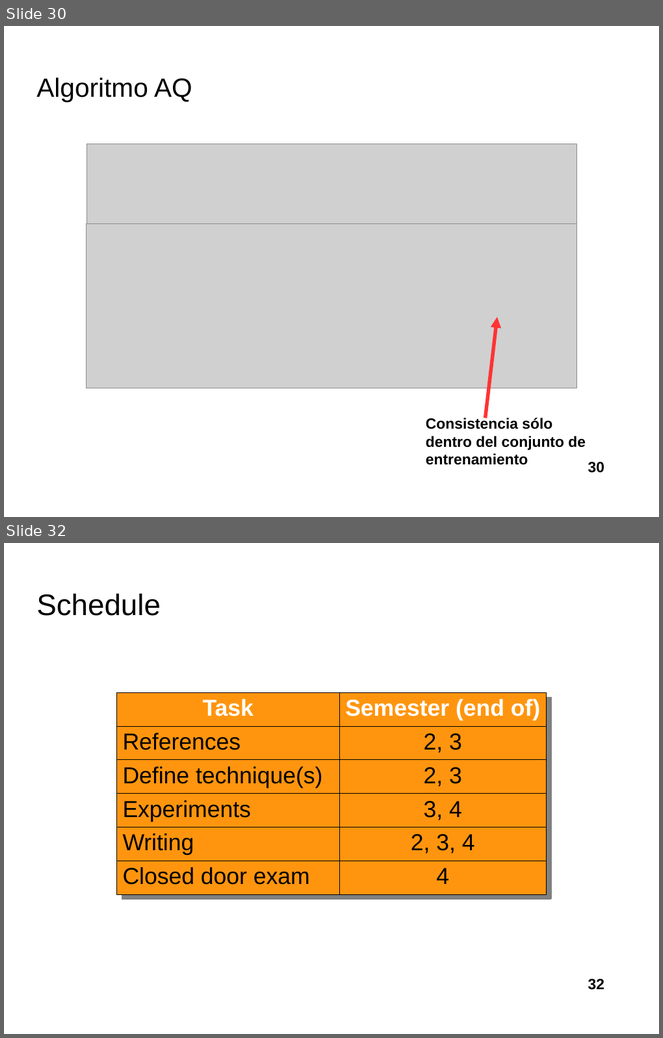
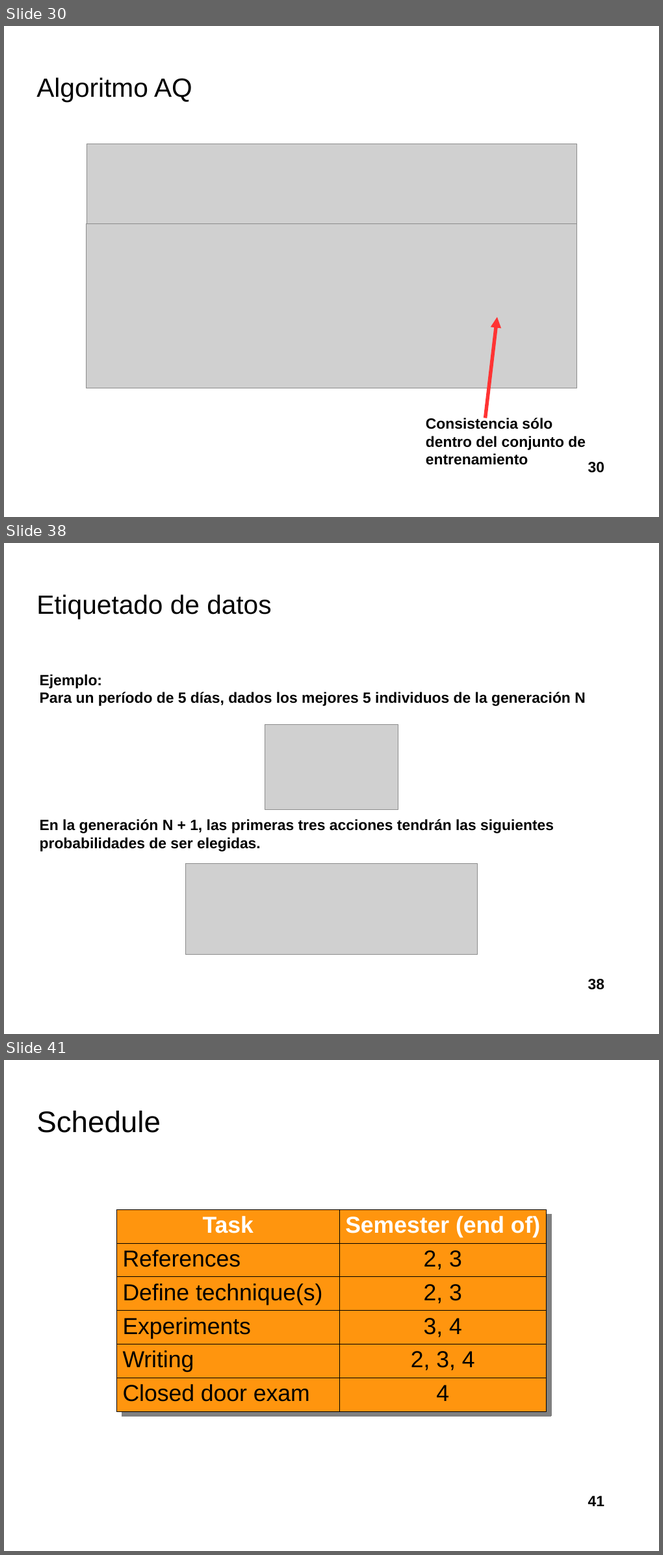
Before and after one commit to davidrmh/Thesis, a slide deck: presentaciones_finales/presentacion_seminario_B19.odp. Shown one above the other, each under a label of ours: slides 30 and 32 before the commit, slides 30, 38 and 41 after it; the slides between them are not shown. The pictures are 663x1038 and 663x1555 pixels, drawn with LibreOffice and Linux fonts; fonts in the diff are those of the drawing; grey boxes stand for pictures; background and template pictures are left out. Boxes give left, top, right and bottom in pixels: in the first picture for what was removed or moved away, otherwise in the second. Text is boxed around its words. In the diff, an @@ line names an element or a change of style, - is before the commit and + after.

Commit message:
Agrega hasta sección de proceso de etiquetado

```diff
--- a/presentaciones_finales/presentacion_seminario_B19.odp
+++ b/presentaciones_finales/presentacion_seminario_B19.odp
@@ slide 38 added at (x1=4, y1=543, x2=659, y2=1034), background picture (left out) @@
@@ title added at (x1=36, y1=594, x2=271, y2=619), 32 pt, text #000000 @@
+Etiquetado de datos
@@ text added at (x1=40, y1=674, x2=586, y2=706), 18 pt, text #000000, bold @@
+Ejemplo:
+Para un período de 5 días, dados los mejores 5 individuos de la generación N
@@ picture added at (x1=265, y1=725, x2=399, y2=809) @@
@@ text added at (x1=40, y1=819, x2=554, y2=852), 18 pt, text #000000, bold @@
+En la generación N + 1, las primeras tres acciones tendrán las siguientes probabilidades de ser elegidas.
@@ picture added at (x1=185, y1=864, x2=478, y2=955) @@
@@ page number added at (x1=588, y1=979, x2=605, y2=990), 18 pt, text #000000, bold @@
+38
@@ what was slide 32 is now slide 41 @@
@@ page number at (x1=588, y1=1496, x2=605, y2=1507): text changed @@
-32
+41
```
Also in this commit, not shown: 1 slide changed, 8 other slides added.
